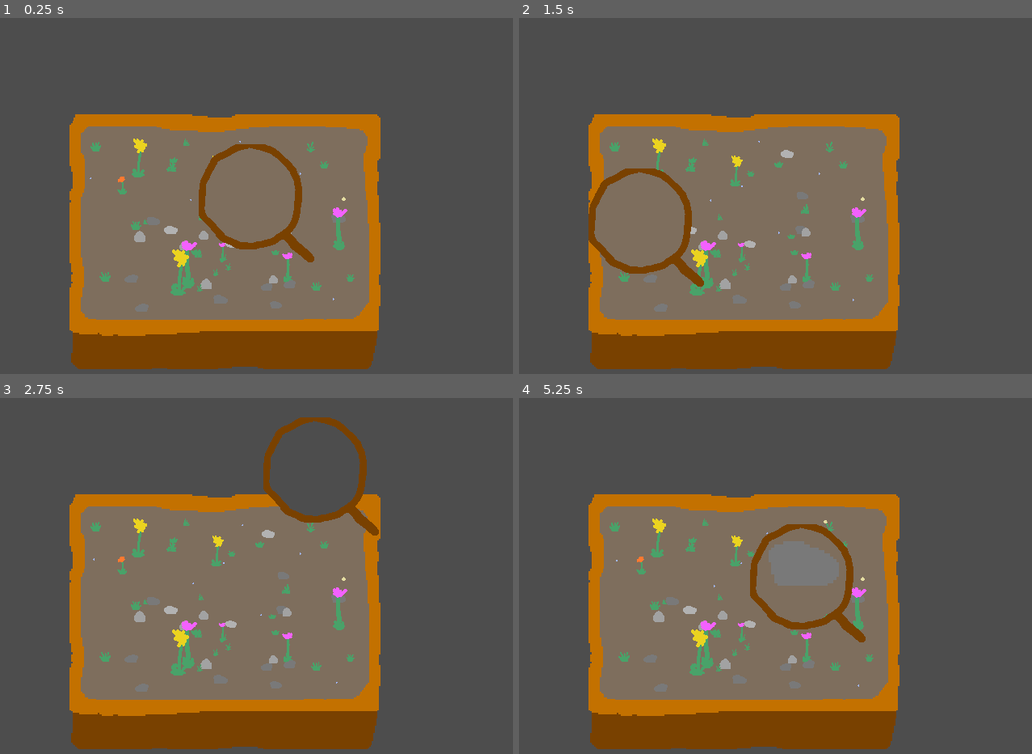
Above: before the commit, frames 1-4 (two rows, left to right).
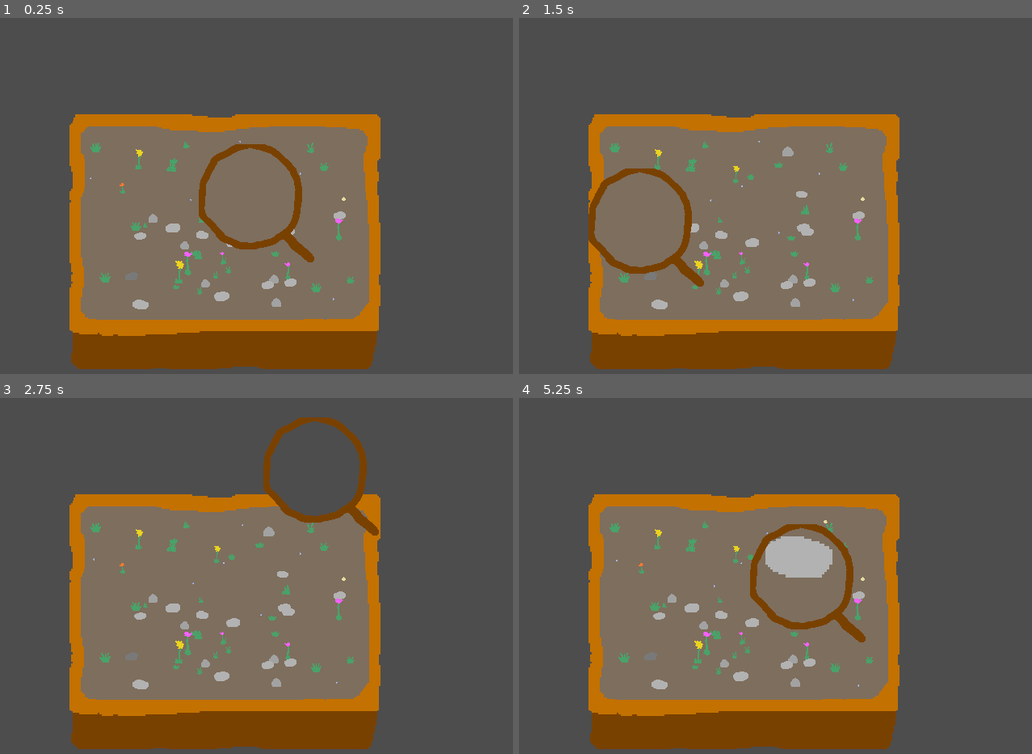
Above: after the commit, the same moments.

Repository: martindzejky/pot-life
Game: Godot game, scene res://main.tscn
The game is run twice, just before and just after one commit, with the same random seed, the same clock (stepped at 60 frames per second) and the same inputs. Sound files missing from this copy of the repository are replaced by a short silence.
Inputs (mouse positions are in pixels of both pictures, inside the frame that each line leads up to):
- Up to frame 1 (0.25 s): no input
- Up to frame 2 (1.5 s): tap Enter at 0.5 s; move the mouse to (955, 217) at 0.52 s; tap Space at 1.25 s; move the mouse to (683, 267) at 1.27 s
- Up to frame 3 (2.75 s): tap Enter at 2 s; move the mouse to (359, 515) at 2.02 s
- Up to frame 4 (5.25 s): tap Space at 2.75, 4.25 s; move the mouse to (780, 718) at 2.77 s; tap Enter at 3.5 s; move the mouse to (1006, 693) at 3.52 s; move the mouse to (616, 547) at 4.27 s; move the mouse to (842, 622) at 5.02 s

The runs differ from the first frame. In frame 1, 1.5% of the frame differs, in the area x 17-70%, y 33-83%; in frame 2, 1.6%; in frame 3, 1.8%; in frame 4, 3.3%.

Commit message:
fix bug with scaling grass

Diff:
--- a/objects/creature.gd
+++ b/objects/creature.gd
@@ -153,6 +153,9 @@
 func huntingStart(_prev):
 
     var targets := get_tree().get_nodes_in_group('creature').filter(func(creature): return not creature.evil)
+    var grasses := get_tree().get_nodes_in_group('grass')
+    targets.append_array(grasses)
+
     if targets.size() <= 0:
         switchState('idle')
         return
@@ -208,6 +211,7 @@
 func eatingStart(_prev):
     $animation.play('idle')
     $"big/face-offset/face/sprite/animation".play('eating-evil')
+    $"eating-timer".start(randf_range(10, 20))
 
 func eatingProcess(delta):
 
@@ -216,13 +220,23 @@
         return
 
     var otherHunger := huntingTarget.get_node_or_null('hunger') as Hunger
-
-    if otherHunger == null:
-        switchState('idle')
-        return
-
-    otherHunger.value -= delta * 4
-    $hunger.value += delta * 4
+    var otherEnergy := huntingTarget.get_node_or_null('energy') as Energy
+
+    if otherHunger != null:
+        otherHunger.value -= delta * 6
+        $hunger.value += delta * 6
+    elif otherEnergy != null:
+        otherEnergy.value -= delta * 20
+        $hunger.value += delta * 4
+    else:
+        switchState('idle')
+
+func eatingTimeout():
+    switchState('idle')
+
+func eatingEnd(_next):
+    huntingTarget = null
+    $"eating-timer".stop()
 
 func beingEatenStart(_prev):
     $animation.play('being-eaten')
--- a/objects/creature.tscn
+++ b/objects/creature.tscn
@@ -178,81 +178,6 @@
 "values": [Vector2(0, -16)]
 }
 
-[sub_resource type="Animation" id="Animation_ahkxg"]
-resource_name = "idle"
-length = 1.6
-loop_mode = 1
-tracks/0/type = "value"
-tracks/0/imported = false
-tracks/0/enabled = true
-tracks/0/path = NodePath(".:frame")
-tracks/0/interp = 1
-tracks/0/loop_wrap = true
-tracks/0/keys = {
-"times": PackedFloat32Array(0, 0.8),
-"transitions": PackedFloat32Array(1, 1),
-"update": 1,
-"values": [0, 1]
-}
-tracks/1/type = "value"
-tracks/1/imported = false
-tracks/1/enabled = true
-tracks/1/path = NodePath("face-offset/face:position")
-tracks/1/interp = 1
-tracks/1/loop_wrap = true
-tracks/1/keys = {
-"times": PackedFloat32Array(0, 0.8),
-"transitions": PackedFloat32Array(1, 1),
-"update": 1,
-"values": [Vector2(0, 0), Vector2(0, 2)]
-}
-
-[sub_resource type="Animation" id="Animation_myl58"]
-resource_name = "walk"
-length = 0.8
-loop_mode = 1
-tracks/0/type = "value"
-tracks/0/imported = false
-tracks/0/enabled = true
-tracks/0/path = NodePath(".:frame")
-tracks/0/interp = 1
-tracks/0/loop_wrap = true
-tracks/0/keys = {
-"times": PackedFloat32Array(0, 0.2, 0.4, 0.6),
-"transitions": PackedFloat32Array(1, 1, 1, 1),
-"update": 1,
-"values": [0, 2, 3, 4]
-}
-tracks/1/type = "value"
-tracks/1/imported = false
-tracks/1/enabled = true
-tracks/1/path = NodePath("face-offset/face:position")
-tracks/1/interp = 1
-tracks/1/loop_wrap = true
-tracks/1/keys = {
-"times": PackedFloat32Array(0, 0.2, 0.4, 0.6),
-"transitions": PackedFloat32Array(1, 1, 1, 1),
-"update": 1,
-"values": [Vector2(0, 0), Vector2(0, 2), Vector2(0, 0), Vector2(0, 2)]
-}
-tracks/2/type = "method"
-tracks/2/imported = false
-tracks/2/enabled = true
-tracks/2/path = NodePath("../step")
-tracks/2/interp = 1
-tracks/2/loop_wrap = true
-tracks/2/keys = {
-"times": PackedFloat32Array(0.2, 0.6),
-"transitions": PackedFloat32Array(1, 1),
-"values": [{
-"args": [0.0],
-"method": &"play"
-}, {
-"args": [0.0],
-"method": &"play"
-}]
-}
-
 [sub_resource type="Animation" id="Animation_1djs2"]
 resource_name = "being-eaten"
 length = 1.6
@@ -295,6 +220,81 @@
 "values": [Vector2(1, -16), Vector2(-1, -16), Vector2(1, -16), Vector2(-1, -16), Vector2(0, -16), Vector2(1, -16), Vector2(-1, -16), Vector2(1, -16), Vector2(-1, -16), Vector2(0, -16)]
 }
 
+[sub_resource type="Animation" id="Animation_ahkxg"]
+resource_name = "idle"
+length = 1.6
+loop_mode = 1
+tracks/0/type = "value"
+tracks/0/imported = false
+tracks/0/enabled = true
+tracks/0/path = NodePath(".:frame")
+tracks/0/interp = 1
+tracks/0/loop_wrap = true
+tracks/0/keys = {
+"times": PackedFloat32Array(0, 0.8),
+"transitions": PackedFloat32Array(1, 1),
+"update": 1,
+"values": [0, 1]
+}
+tracks/1/type = "value"
+tracks/1/imported = false
+tracks/1/enabled = true
+tracks/1/path = NodePath("face-offset/face:position")
+tracks/1/interp = 1
+tracks/1/loop_wrap = true
+tracks/1/keys = {
+"times": PackedFloat32Array(0, 0.8),
+"transitions": PackedFloat32Array(1, 1),
+"update": 1,
+"values": [Vector2(0, 0), Vector2(0, 2)]
+}
+
+[sub_resource type="Animation" id="Animation_myl58"]
+resource_name = "walk"
+length = 0.8
+loop_mode = 1
+tracks/0/type = "value"
+tracks/0/imported = false
+tracks/0/enabled = true
+tracks/0/path = NodePath(".:frame")
+tracks/0/interp = 1
+tracks/0/loop_wrap = true
+tracks/0/keys = {
+"times": PackedFloat32Array(0, 0.2, 0.4, 0.6),
+"transitions": PackedFloat32Array(1, 1, 1, 1),
+"update": 1,
+"values": [0, 2, 3, 4]
+}
+tracks/1/type = "value"
+tracks/1/imported = false
+tracks/1/enabled = true
+tracks/1/path = NodePath("face-offset/face:position")
+tracks/1/interp = 1
+tracks/1/loop_wrap = true
+tracks/1/keys = {
+"times": PackedFloat32Array(0, 0.2, 0.4, 0.6),
+"transitions": PackedFloat32Array(1, 1, 1, 1),
+"update": 1,
+"values": [Vector2(0, 0), Vector2(0, 2), Vector2(0, 0), Vector2(0, 2)]
+}
+tracks/2/type = "method"
+tracks/2/imported = false
+tracks/2/enabled = true
+tracks/2/path = NodePath("../step")
+tracks/2/interp = 1
+tracks/2/loop_wrap = true
+tracks/2/keys = {
+"times": PackedFloat32Array(0.2, 0.6),
+"transitions": PackedFloat32Array(1, 1),
+"values": [{
+"args": [0.0],
+"method": &"play"
+}, {
+"args": [0.0],
+"method": &"play"
+}]
+}
+
 [sub_resource type="AnimationLibrary" id="AnimationLibrary_s2rmd"]
 _data = {
 "RESET": SubResource("Animation_r1knh"),
@@ -378,6 +378,9 @@
 [node name="birthing-timer" type="Timer" parent="."]
 one_shot = true
 
+[node name="eating-timer" type="Timer" parent="."]
+one_shot = true
+
 [node name="hunger" type="Node" parent="."]
 script = ExtResource("5_h2seq")
 
@@ -403,5 +406,6 @@
 
 [connection signal="timeout" from="idle-timer" to="." method="idleTimeout"]
 [connection signal="timeout" from="birthing-timer" to="." method="birthingTimeout"]
+[connection signal="timeout" from="eating-timer" to="." method="eatingTimeout"]
 [connection signal="reached_zero" from="hunger" to="." method="die"]
 [connection signal="finished" from="death" to="death" method="queue_free"]
--- /dev/null
+++ b/objects/energy.gd
@@ -0,0 +1,19 @@
+extends Node
+class_name Energy
+
+
+@export var value := 0.0
+
+var emitted := false
+signal reached_zero
+
+
+func _process(delta):
+
+    if not emitted:
+        value += delta # TODO: energy should only be given by good creatures
+
+    if value <= 0 and not emitted:
+        value = 0
+        reached_zero.emit()
+        emitted = true
--- a/objects/flower.tscn
+++ b/objects/flower.tscn
@@ -4,10 +4,8 @@
 [ext_resource type="Texture2D" uid="uid://cpjvt8ukpmiur" path="res://sprites/flower.png" id="2_d86q4"]
 
 [node name="flower" instance=ExtResource("1_xwdbh")]
-minScale = 1.5
-maxScale = 4.0
 
-[node name="sprite" parent="." index="0"]
-position = Vector2(0, -64)
+[node name="sprite" parent="scale" index="0"]
+position = Vector2(0, -32)
 texture = ExtResource("2_d86q4")
 hframes = 3
--- a/objects/grass.gd
+++ b/objects/grass.gd
@@ -1,4 +1,5 @@
 extends Node2D
+class_name Grass
 
 @export var minScale := 1.0
 @export var maxScale := 2.0
@@ -6,7 +7,21 @@
 func _ready():
 
     if randf() < 0.5:
-        $sprite.flip_h = true
+        $scale/sprite.flip_h = true
 
-    $sprite.scale = Vector2(1, 1) * randf_range(minScale, maxScale)
-    $sprite.frame = randi_range(0, $sprite.hframes - 1)
+    $scale.scale = Vector2(1, 1) * randf_range(minScale, maxScale)
+    $scale/sprite.frame = randi_range(0, $scale/sprite.hframes - 1)
+
+    $energy.value = randf_range(10, 20)
+
+func die():
+
+    queue_free()
+
+    # need to move the death sound to the parent so it is not destroyed with the grass
+    var sound := $death as AudioStreamPlayer2D
+    remove_child(sound)
+    get_parent().add_child(sound)
+    sound.global_position = global_position
+    sound.play()
+    # should self-destruct once done playing
--- a/objects/grass.tscn
+++ b/objects/grass.tscn
@@ -1,14 +1,34 @@
-[gd_scene load_steps=3 format=3 uid="uid://dmbnsojw6n3rr"]
+[gd_scene load_steps=6 format=3 uid="uid://dmbnsojw6n3rr"]
 
 [ext_resource type="Texture2D" uid="uid://tsbn1mttfve7" path="res://sprites/grass.png" id="1_6tou8"]
 [ext_resource type="Script" path="res://objects/grass.gd" id="1_jc8g2"]
+[ext_resource type="Script" path="res://objects/energy.gd" id="3_xrj3g"]
+[ext_resource type="AudioStream" uid="uid://die3c4xxq6yuh" path="res://sounds/death.wav" id="4_3jv2n"]
 
-[node name="grass" type="Node2D"]
+[sub_resource type="AudioStreamRandomizer" id="AudioStreamRandomizer_3poqp"]
+random_pitch = 1.2
+random_volume_offset_db = 1.0
+streams_count = 1
+stream_0/stream = ExtResource("4_3jv2n")
+
+[node name="grass" type="Node2D" groups=["grass"]]
 script = ExtResource("1_jc8g2")
 
-[node name="sprite" type="Sprite2D" parent="."]
+[node name="scale" type="Node2D" parent="."]
+
+[node name="sprite" type="Sprite2D" parent="scale"]
 y_sort_enabled = true
-position = Vector2(0, -32)
-scale = Vector2(2, 2)
+position = Vector2(0, -16)
 texture = ExtResource("1_6tou8")
 hframes = 4
+
+[node name="energy" type="Node" parent="."]
+script = ExtResource("3_xrj3g")
+
+[node name="death" type="AudioStreamPlayer2D" parent="."]
+stream = SubResource("AudioStreamRandomizer_3poqp")
+volume_db = -6.0
+max_distance = 50.0
+
+[connection signal="reached_zero" from="energy" to="." method="die"]
+[connection signal="finished" from="death" to="death" method="queue_free"]
--- /dev/null
+++ b/objects/rock.gd
@@ -0,0 +1,12 @@
+extends Node2D
+
+@export var minScale := 1.0
+@export var maxScale := 2.0
+
+func _ready():
+
+    if randf() < 0.5:
+        $scale/sprite.flip_h = true
+
+    $scale.scale = Vector2(1, 1) * randf_range(minScale, maxScale)
+    $scale/sprite.frame = randi_range(0, $scale/sprite.hframes - 1)
--- a/objects/rock.tscn
+++ b/objects/rock.tscn
@@ -1,12 +1,17 @@
 [gd_scene load_steps=3 format=3 uid="uid://bppbkd6xkeb0q"]
 
-[ext_resource type="PackedScene" uid="uid://dmbnsojw6n3rr" path="res://objects/grass.tscn" id="1_18upp"]
+[ext_resource type="Script" path="res://objects/rock.gd" id="1_ibruy"]
 [ext_resource type="Texture2D" uid="uid://bh26dk7tfhnrd" path="res://sprites/rock.png" id="2_q8jnj"]
 
-[node name="rock" instance=ExtResource("1_18upp")]
+[node name="rock" type="Node2D"]
+script = ExtResource("1_ibruy")
 minScale = 2.0
 maxScale = 3.0
 
-[node name="sprite" parent="." index="0"]
+[node name="scale" type="Node2D" parent="."]
+
+[node name="sprite" type="Sprite2D" parent="scale"]
+y_sort_enabled = true
+position = Vector2(0, -16)
 texture = ExtResource("2_q8jnj")
 hframes = 3
